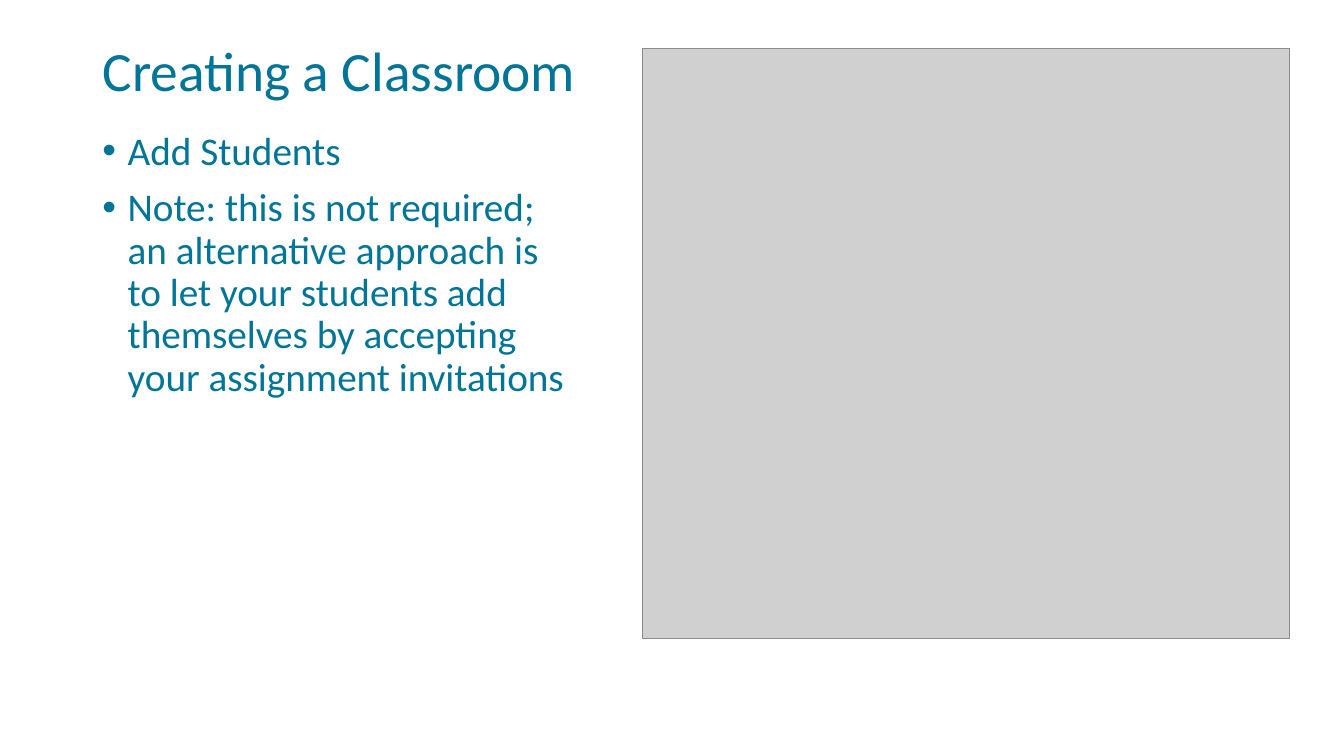
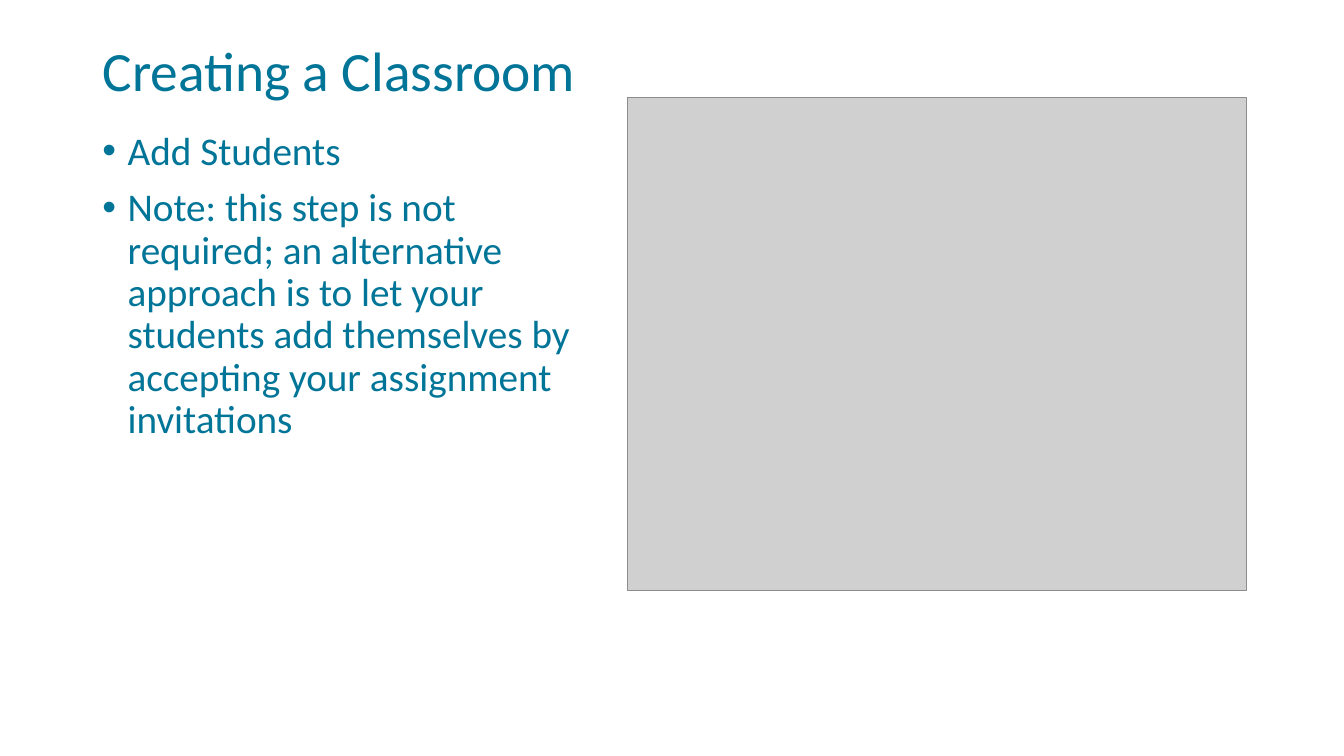
Before and after one commit to FSCJ-FacultyDev/HITEC2023, a slide deck: slide 12 of GitHubClassroom-Instructor.pptx (slide 10 before the commit). Drawn at 1344x756 pixels with LibreOffice and Linux fonts; fonts in the diff are those of the drawing; grey boxes stand for pictures; background and template pictures are left out. Boxes give left, top, right and bottom in pixels: in the first picture for what was removed or moved away, otherwise in the second. Text is boxed around its words. In the diff, an @@ line names an element or a change of style, - is before the commit and + after.

Commit message:
updated images"

```diff
--- a/GitHubClassroom-Instructor.pptx
+++ b/GitHubClassroom-Instructor.pptx
@@ picture: place and size @@
-picture at [642, 48, 1290, 639]
+picture at [627, 98, 1246, 590]
@@ text at [128, 193, 570, 434]: text changed @@
-• Note: this is not required; an alternative approach is to let your students add themselves by accepting your assignment invitations
+• Note: this step is not required; an alternative approach is to let your students add themselves by accepting your assignment invitations
```
Also in this commit, not shown: 11 other slides changed, 13 slides added, 2 slides removed.
